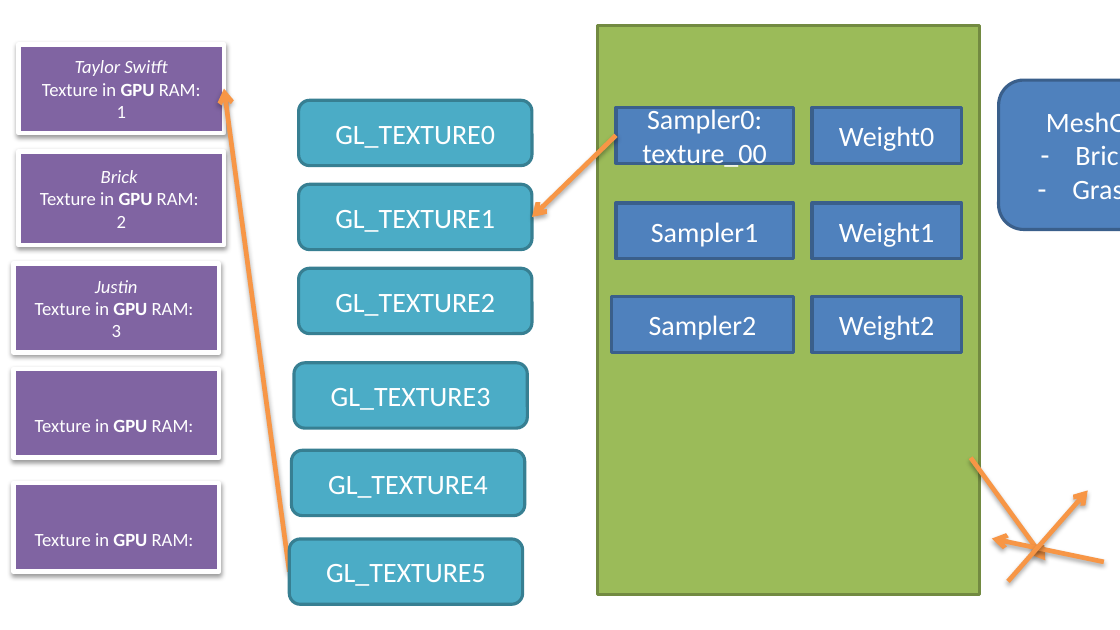
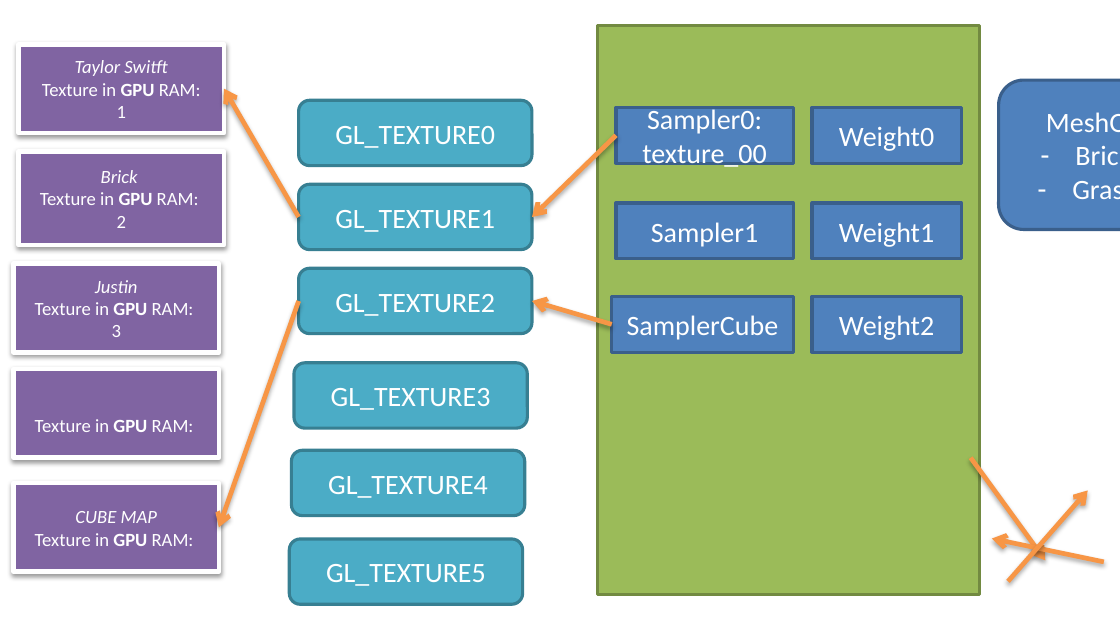
Before and after one commit to FeeneyCodes/GDP202324, a slide deck: slide 7 of 6028_Graph_1/D2D/W06a - texturing, part 1/Texture mapping maddness_Key_Ending_Slide.pptx. Drawn at 1120x630 pixels with LibreOffice and Linux fonts; fonts in the diff are those of the drawing. Boxes give left, top, right and bottom in pixels: in the first picture for what was removed or moved away, otherwise in the second. Text is boxed around its words. In the diff, an @@ line names an element or a change of style, - is before the commit and + after.

```diff
--- a/6028_Graph_1/D2D/W06a - texturing, part 1/Texture mapping maddness_Key_Ending_Slide.pptx
+++ b/6028_Graph_1/D2D/W06a - texturing, part 1/Texture mapping maddness_Key_Ending_Slide.pptx
@@ arrow moved from (289, 571) - (224, 88) to (299, 217) - (224, 88) @@
@@ arrow added from (299, 301) to (218, 528), #F79646 3 pt @@
@@ arrow added from (612, 325) to (532, 301), #F79646 3 pt @@
@@ text in rectangle at <box>627,315,779,340</box>: text changed @@
-Sampler2
+SamplerCube
@@ text in rectangle at <box>75,511,157,523</box>: paragraph added @@
+CUBE MAP
```
Also in this commit, not shown: 1 other slide changed.
